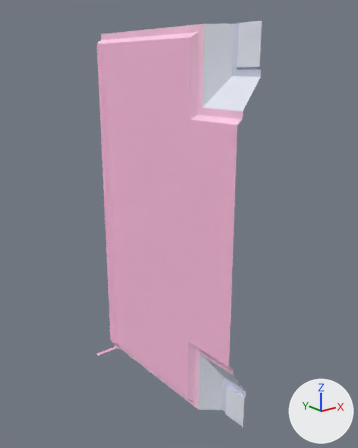
What one commit did to the FBX model Users/Jardene/Wall_Pieces/WallPanel_MidLeft.fbx.
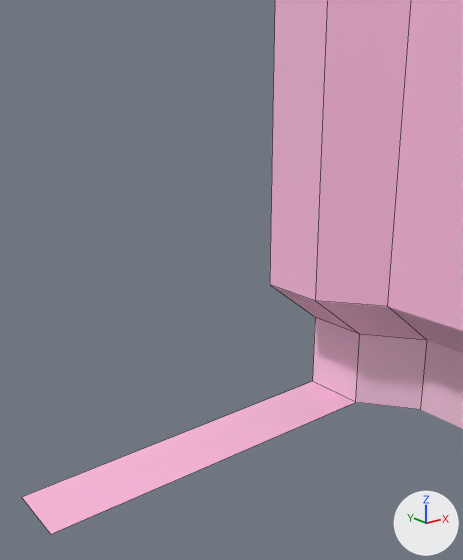
There are two pictures of each version: one whole from a camera (50 mm lens) standing at (-2.487, -4.698, 3.262) and looking at (0.385, -1.109, 1.826), one close up from a camera (50 mm lens) standing at (-0.112, -0.35, 0.249) and looking at (0.118, -0.063, 0.134). Lighting does not change. The marker at lower right points along +X, +Y and +Z. The close-ups show mesh edges as thin lines. Where no turn or scale is listed for an object, it has been applied to the vertices.

Script lines for the objects in view, before the commit:
```python
me_mesh = bpy.data.meshes.new('Mesh')
me_mesh.from_pydata(...)  # 82 vertices, 64 faces; spans x 0.0..0.47, y -2.0..0.0, z 0.0..3.6
me_mesh.materials.append(mat_lambert5)  # picture img_midpanelleft_trial_01_png
# before: 63 (0.0, -0.04, 0.0) at pixel (50, 534), 64 (0.26, -0.05, 0.0) at pixel (355, 402), 80 (0.26, 0.0, 0.0) at pixel (312, 381), 81 (0.0, 0.0, 0.0) at pixel (21, 497)
ob_left = bpy.data.objects.new('Left', me_mesh)
ob_left.location = (0.0, 0.0, 0.0)
```
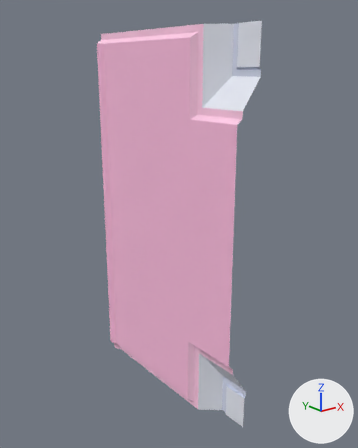
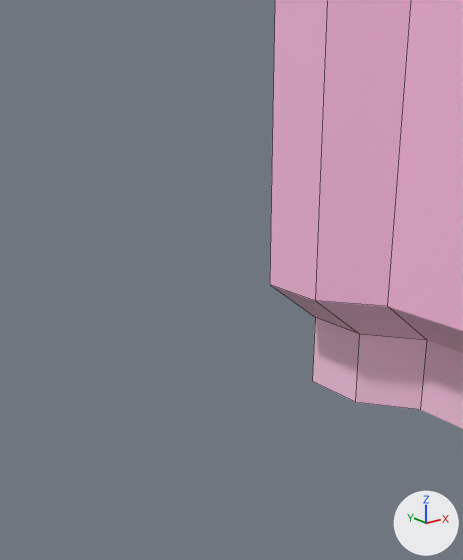
Edits to the bpy script that builds the scene:
```text
Change me_mesh:
    used by ob_left; location = (0.0, 0.0, 0.0)
    verts and faces of me_mesh; kept vertices keep their numbers, new ones are numbered from 82
    remove me_mesh.from_pydata(...)  # 82 vertices, 64 faces; spans x 0.0..0.47, y -2.0..0.0, z 0.0..3.6
    add me_mesh.from_pydata(...)  # 80 vertices, 63 faces; spans x 0.21..0.47, y -2.0..0.0, z 0.0..3.6
    me_mesh part 1
    add delete_vertices([63, 81])  # with the faces that use them
```

What differs and where, as boxes (x1, y1, x2, y2) in the close-ups (463 x 560 px):
'Left', reshaped: before (22, 0, 463, 534); after (270, 0, 463, 429)
part 1 of me_mesh, deleted (pink): before (22, 381, 355, 534)
